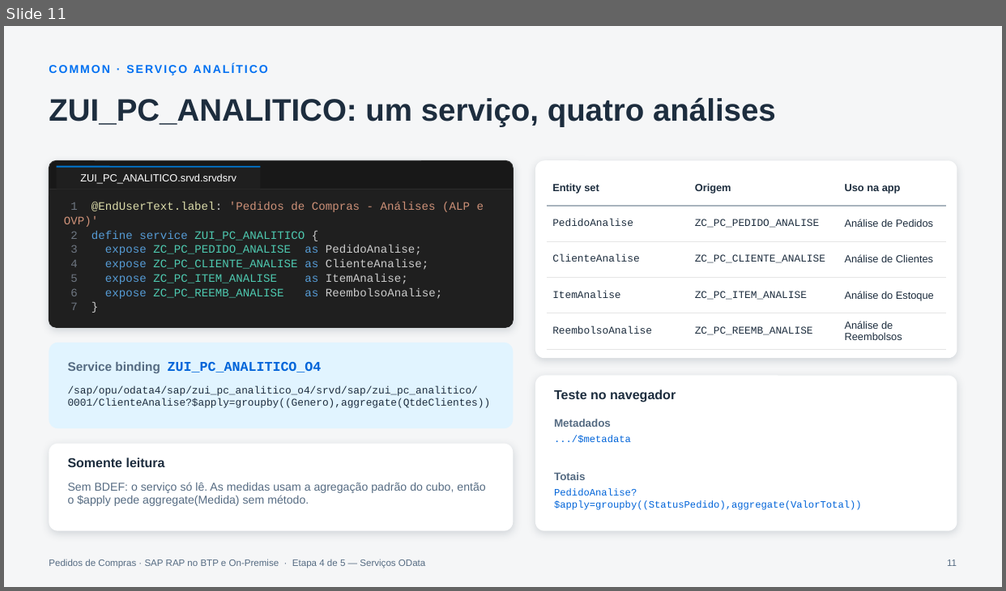
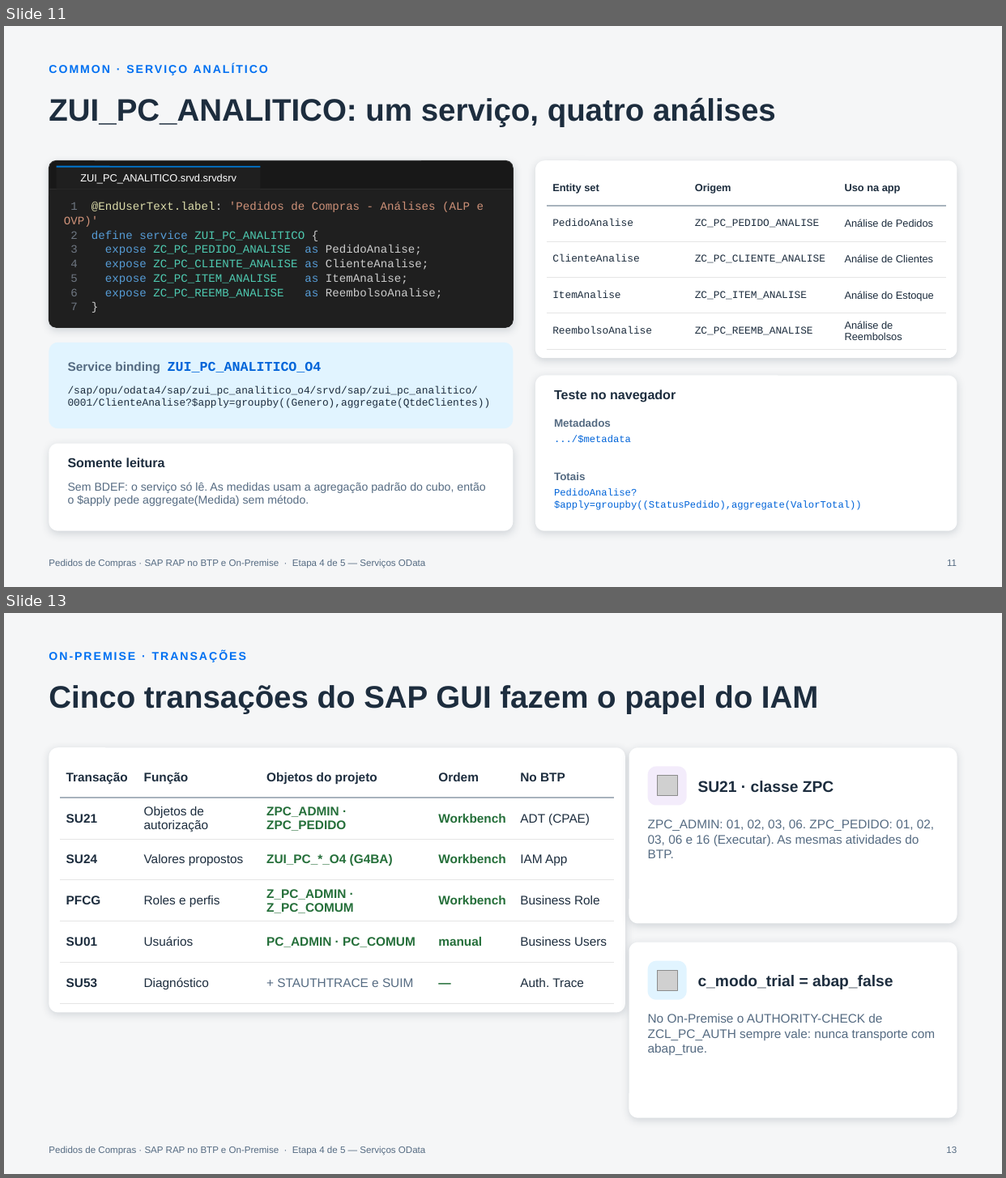
Before and after one commit to AdrianoBispo/sap-abap-rap-pedidos-de-compras-app, a slide deck: docs/apresentacoes/04-servicos-odata.pptx. Shown one above the other, each under a label of ours: slide 11 before the commit, slides 11 and 13 after it; the slides between them are not shown. The pictures are 1006x591 and 1006x1178 pixels, drawn with LibreOffice and Linux fonts; fonts in the diff are those of the drawing; grey boxes stand for pictures. Boxes give left, top, right and bottom in pixels: in the first picture for what was removed or moved away, otherwise in the second. Text is boxed around its words. In the diff, an @@ line names an element or a change of style, - is before the commit and + after.

```diff
--- a/docs/apresentacoes/04-servicos-odata.pptx
+++ b/docs/apresentacoes/04-servicos-odata.pptx
@@ slide 13 added at [4,613,1002,1174], background #F5F6F7; not listed: 1 template element that a slide beside it also shows @@
@@ text added at [49,651,246,662], 11 pt, text #0070F2, bold @@
+ON-PREMISE · TRANSAÇÕES
@@ title added at [49,685,819,713], 30 pt, text #1D2D3E, bold @@
+Cinco transações do SAP GUI fazem o papel do IAM
@@ rounded rectangle added at [49,747,625,1013], fill #FFFFFF @@
@@ table added at [60,756,614,993], 6 rows, 5 columns @@
+Transação | Função | Objetos do projeto | Ordem | No BTP
+SU21 | Objetos de autorização | ZPC_ADMIN · ZPC_PEDIDO | Workbench | ADT (CPAE)
+SU24 | Valores propostos | ZUI_PC_*_O4 (G4BA) | Workbench | IAM App
+PFCG | Roles e perfis | Z_PC_ADMIN · Z_PC_COMUM | Workbench | Business Role
+SU01 | Usuários | PC_ADMIN · PC_COMUM | manual | Business Users
+SU53 | Diagnóstico | + STAUTHTRACE e SUIM | — | Auth. Trace
@@ rounded rectangle added at [629,747,957,924], fill #FFFFFF @@
@@ rounded rectangle added at [648,766,687,806], fill #F3ECFB @@
@@ picture added at [657,776,677,796] @@
@@ text added at [698,781,833,792], 15 pt, text #1D2D3E, bold @@
+SU21 · classe ZPC
@@ text added at [648,820,934,858], 12 pt, text #556B82 @@
+ZPC_ADMIN: 01, 02, 03, 06. ZPC_PEDIDO: 01, 02, 03, 06 e 16 (Executar). As mesmas atividades do BTP.
@@ rounded rectangle added at [629,943,957,1118], fill #FFFFFF @@
@@ rounded rectangle added at [648,961,687,1000], fill #E1F4FF @@
@@ picture added at [657,970,677,990] @@
@@ text added at [698,975,893,990], 15 pt, text #1D2D3E, bold @@
+c_modo_trial = abap_false
@@ text added at [648,1014,935,1055], 12 pt, text #556B82 @@
+No On-Premise o AUTHORITY-CHECK de ZCL_PC_AUTH sempre vale: nunca transporte com abap_true.
@@ page number added at [946,1147,957,1153], 9 pt, text #556B82 @@
+13
```
Also in this commit, not shown: 5 other slides added, 1 other file.
